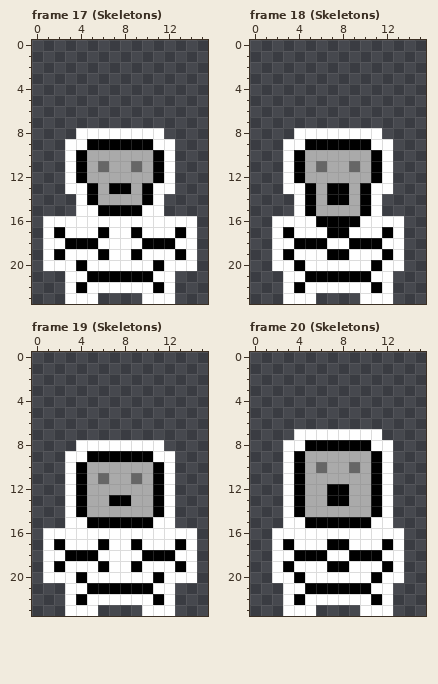
One commit to this pixel-art file: assets/towers.aseprite. Above, as it was before the edit.
16x24 pixels, 68 frames. Shown: frame 17 (Skeletons), frame 18 (Skeletons), frame 19 (Skeletons), frame 20 (Skeletons). The commit also changed other frames, which this record leaves out.
After:
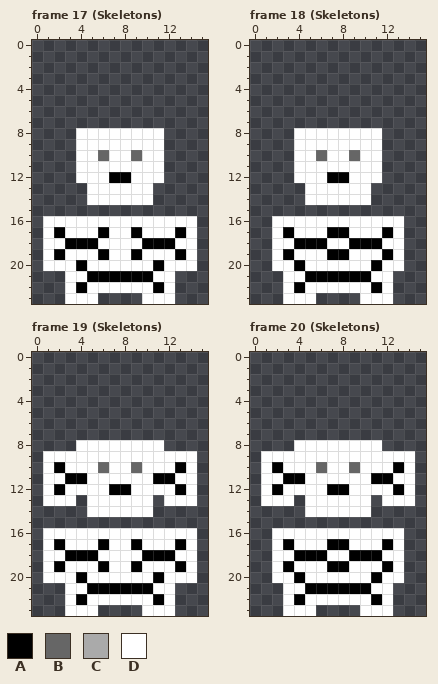
Palette (. is transparent): A #000000  B #666666  C #aaaaaa  D #ffffff
The edit:
--- frame 17 (Skeletons)
@@ x 0..15 @@
  8 ....DDDDDDDD....
- 9 ...DDAAAAAADD...
-10 ...DACCCCCCAD...
-11 ...DACBCCBCAD...
-12 ...DACCCCCCAD...
-13 ...DDACAACADD...
-14 ....DACCCCAD....
-15 ....DDAAAADD....
+ 9 ....DDDDDDDD....
+10 ....DDBDDBDD....
+11 ....DDDDDDDD....
+12 ....DDDAADDD....
+13 .....DDDDDD.....
+14 .....DDDDDD.....
+15 ................
 16 .DDDDDDDDDDDDDD.
--- frame 18 (Skeletons)
@@ x 0..15 @@
  8 ....DDDDDDDD....
- 9 ...DDAAAAAADD...
-10 ...DACCCCCCAD...
-11 ...DACBCCBCAD...
-12 ...DACCCCCCAD...
-13 ...DDACAACADD...
-14 ....DACAACAD....
-15 ....DACCCCAD....
-16 ..DDDDAAAADDDD..
+ 9 ....DDDDDDDD....
+10 ....DDBDDBDD....
+11 ....DDDDDDDD....
+12 ....DDDAADDD....
+13 .....DDDDDD.....
+14 .....DDDDDD.....
+15 ................
+16 ..DDDDDDDDDDDD..
 17 ..DADDDAADDDAD..
--- frame 19 (Skeletons)
@@ x 0..15 @@
  8 ....DDDDDDDD....
- 9 ...DDAAAAAADD...
-10 ...DACCCCCCAD...
-11 ...DACBCCBCAD...
-12 ...DACCCCCCAD...
-13 ...DACCAACCAD...
-14 ...DACCCCCCAD...
-15 ...DDAAAAAADD...
+ 9 .DDDDDDDDDDDDDD.
+10 .DADDDBDDBDDDAD.
+11 .DDAADDDDDDAADD.
+12 .DADDDDAADDDDAD.
+13 .DDD.DDDDDD.DDD.
+14 .....DDDDDD.....
+15 ................
 16 .DDDDDDDDDDDDDD.
--- frame 20 (Skeletons)
@@ x 0..15 @@
  6 ................
- 7 ....DDDDDDDD....
- 8 ...DDAAAAAADD...
- 9 ...DACCCCCCAD...
-10 ...DACBCCBCAD...
-11 ...DACCCCCCAD...
-12 ...DACCAACCAD...
-13 ...DACCAACCAD...
-14 ...DACCCCCCAD...
-15 ...DDAAAAAADD...
+ 7 ................
+ 8 ....DDDDDDDD....
+ 9 .DDDDDDDDDDDDDD.
+10 .DADDDBDDBDDDAD.
+11 .DDAADDDDDDAADD.
+12 .DADDDDAADDDDAD.
+13 .DDD.DDDDDD.DDD.
+14 .....DDDDDD.....
+15 ................
 16 ..DDDDDDDDDDDD..
Changed places in both pictures, as pixel boxes (x1, y1, x2, y2):
changed: (65, 139, 175, 216)
changed: (283, 139, 393, 227)
changed: (43, 451, 197, 528)
changed: (261, 429, 415, 528)
